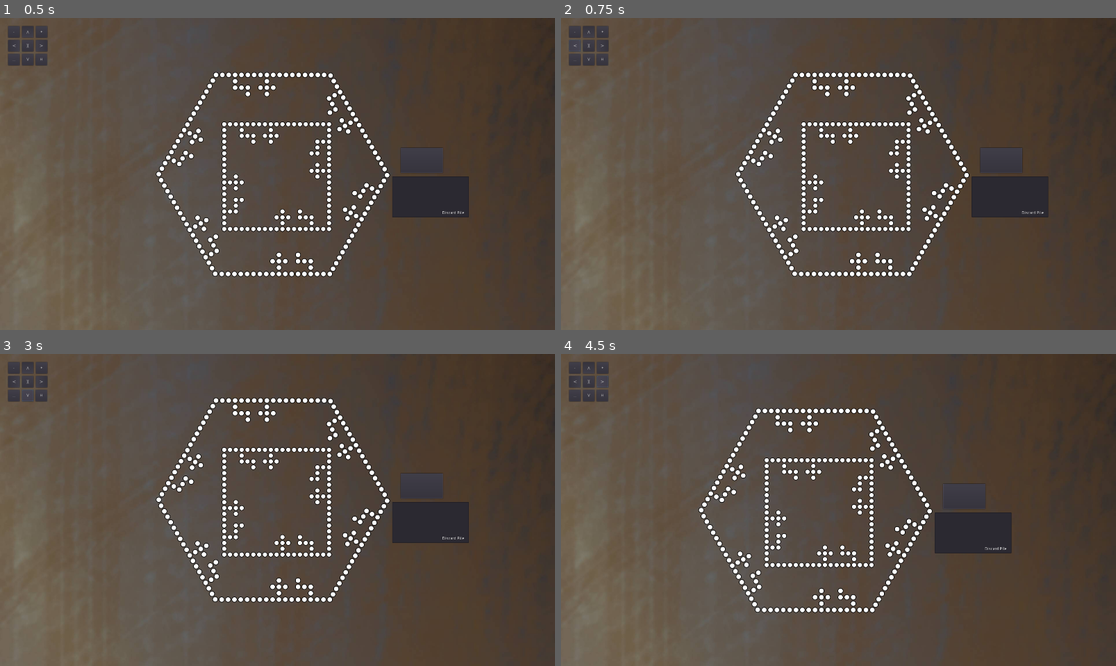
Above: before the commit, frames 1-4 (two rows, left to right).
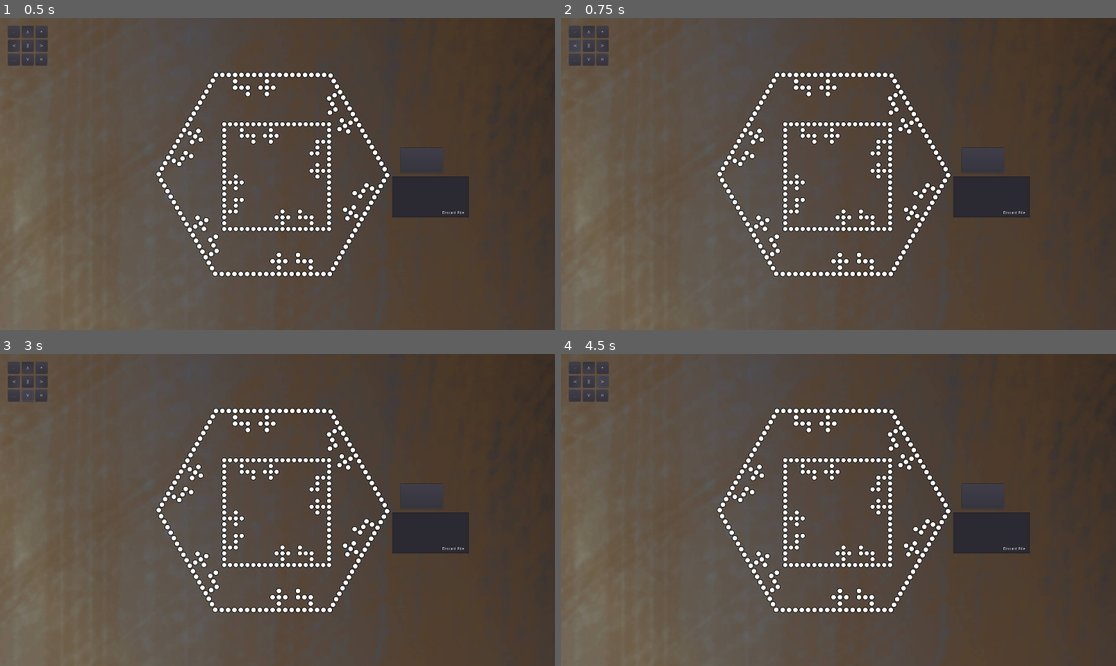
Above: after the commit, the same moments.

Repository: marshallcouch/joker
Game: Godot game, scene res://scenes/Table.tscn
Same seed, same stepped clock (60 frames per second), same inputs: the game is played once before the commit and once after it.
Inputs:
- Up to frame 1 (0.5 s): no input
- Up to frame 2 (0.75 s): click "V" at 0.5 s
- Up to frame 3 (3 s): click "][" at 1.25 s; click "H" at 2 s; click "V" at 2.75 s
- Up to frame 4 (4.5 s): click "V" at 3.5 s; click "V" at 4.25 s

Frame 1 is identical in both runs. In frame 2, 7.3% of the frame differs, in the area x 28-88%, y 17-84%; in frame 3, 7.8%, in the area x 28-85%, y 14-84%; in frame 4, 7.3%.
Error in both runs: Attempt to call function 'set_position' in base 'null instance' on a null instance. (res://src/table.gd:313)

Commit message:
updated camera stuff... going to delete the nav buttons

Diff:
--- a/scenes/camera.gd
+++ b/scenes/camera.gd
@@ -2,7 +2,7 @@
 
 var zoom_min = Vector2(.1,.1)
 var zoom_max = Vector2(2,2)
-var zoom_speed = Vector2(1, 1)
+var zoom_speed = Vector2(.5, .5)
 var previous_mouse_position = Vector2()
 var is_dragging = false
 var over_something = false
@@ -11,10 +11,10 @@
 const PAN_SPEED = 10
 signal show_hand
 signal menu
+var camera_action: String = ""
 
 func _ready() -> void:
-
-	get_tree().root.connect("size_changed", self, "_on_viewport_size_changed")
+	get_tree().root.connect("size_changed",self,"_on_viewport_size_changed")
 	_on_viewport_size_changed()
 
 
@@ -28,27 +28,25 @@
 		$ActionPanel.transform = Transform2D(0,Vector2(20,20))
 
 func _process(delta):
-	if $ActionPanel/LeftButton.pressed:
-		offset_h -= 1 * delta * PAN_SPEED
-	elif $ActionPanel/RightButton.pressed:
+	if camera_action == "":
+		return
+	elif camera_action == "left":
+		 offset_h -= 1 * delta * PAN_SPEED
+	elif camera_action == "right":
 		offset_h += 1 * delta * PAN_SPEED
-	elif $ActionPanel/DownButton.pressed:
+	elif camera_action == "down":
 		offset_v += 1 * delta * PAN_SPEED
-	elif $ActionPanel/UpButton.pressed:
+	elif camera_action == "up":
 		offset_v -= 1 * delta * PAN_SPEED
-	elif $ActionPanel/ZoomIn.pressed:
-		if zoom > zoom_min:
-			zoom -= zoom_speed * delta
-	elif $ActionPanel/ZoomOut.pressed:
-		if zoom < zoom_max:
-			zoom += zoom_speed * delta
+	elif camera_action == "zoom_in":
+		zoom += zoom_speed * delta
+	elif camera_action == "zoom_out":
+		zoom -= zoom_speed * delta
 
 func _on_recenter_button_pressed() -> void:
 	offset_v = 0
 	offset_h = 0
 	zoom = Vector2(1080/get_viewport().size.y,1080/get_viewport().size.y)
-
-
 
 
 func _on_HandButton_pressed() -> void:
@@ -57,3 +55,11 @@
 
 func _on_ActionButtonMenu_pressed() -> void:
 	emit_signal("menu") # Replace with function body.
+
+
+func _on_move_button_pressed(action:String):
+	self.camera_action = action
+
+
+func _on_move_button_up():
+	camera_action = "" # Replace with function body.
